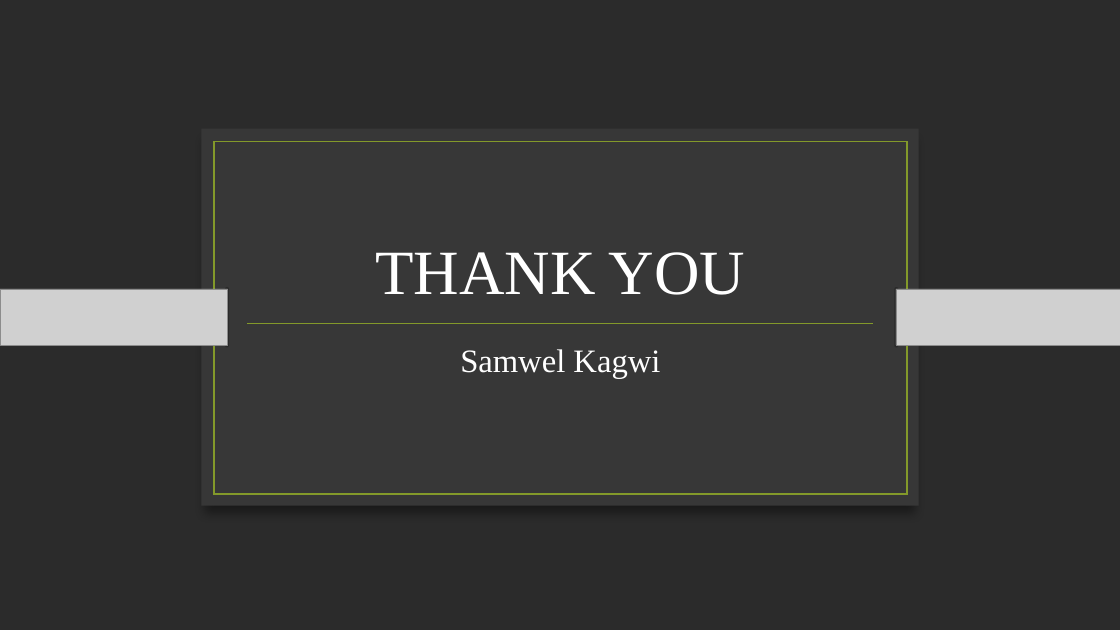
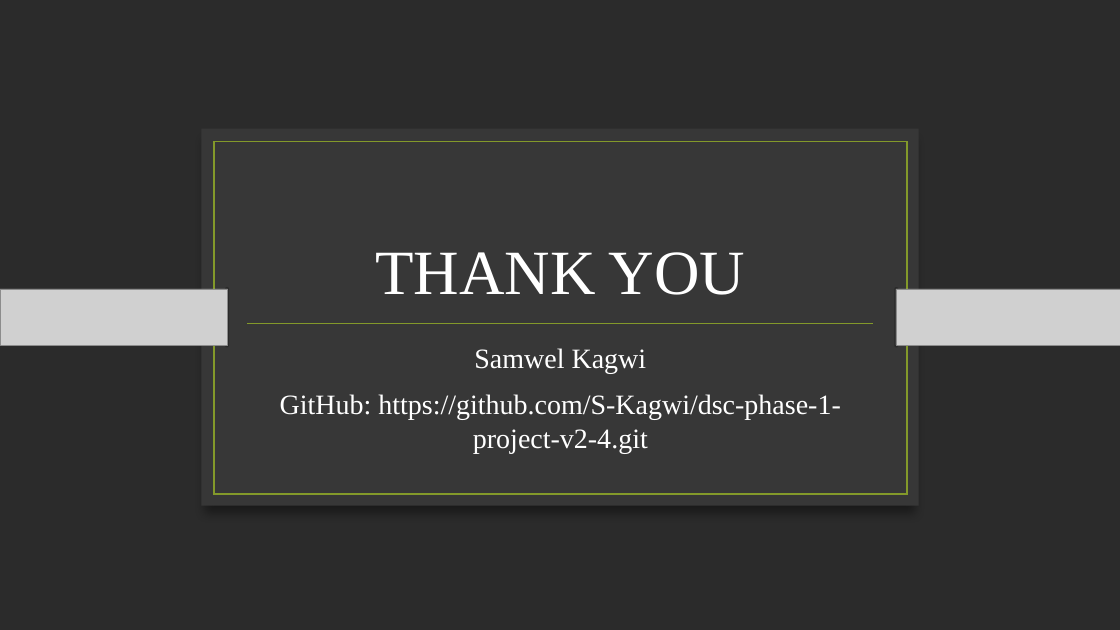
Before and after one commit to S-Kagwi/dsc-phase-1-project-v2-4, a slide deck: slide 9 of Presentation.pptx (slide 8 before the commit). Drawn at 1120x630 pixels with LibreOffice and Linux fonts; fonts in the diff are those of the drawing; grey boxes stand for pictures; background and template pictures are left out; a plain dark background stands for a picture behind light text. Boxes give left, top, right and bottom in pixels: in the first picture for what was removed or moved away, otherwise in the second. Text is boxed around its words. In the diff, an @@ line names an element or a change of style, - is before the commit and + after.

```diff
--- a/Presentation.pptx
+++ b/Presentation.pptx
@@ subtitle at bbox=[474, 348, 647, 373]: size 28 to 24 pt in "Samwel Kagwi" @@
@@ subtitle at bbox=[280, 394, 841, 453]: paragraph added @@
+GitHub: https://github.com/S-Kagwi/dsc-phase-1-project-v2-4.git
```
Also in this commit, not shown: 4 other slides changed, 1 slide added, 3 other files.
